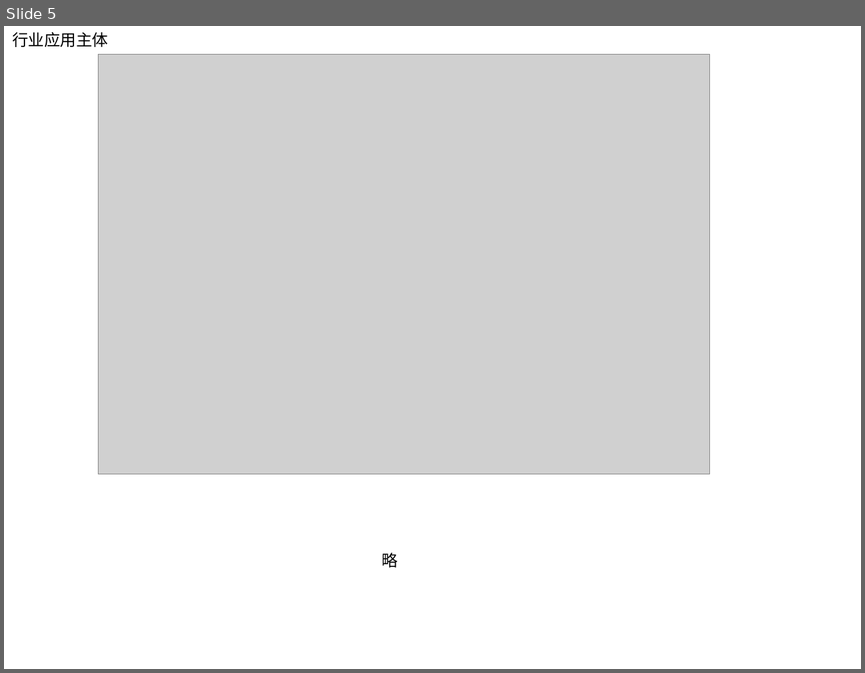
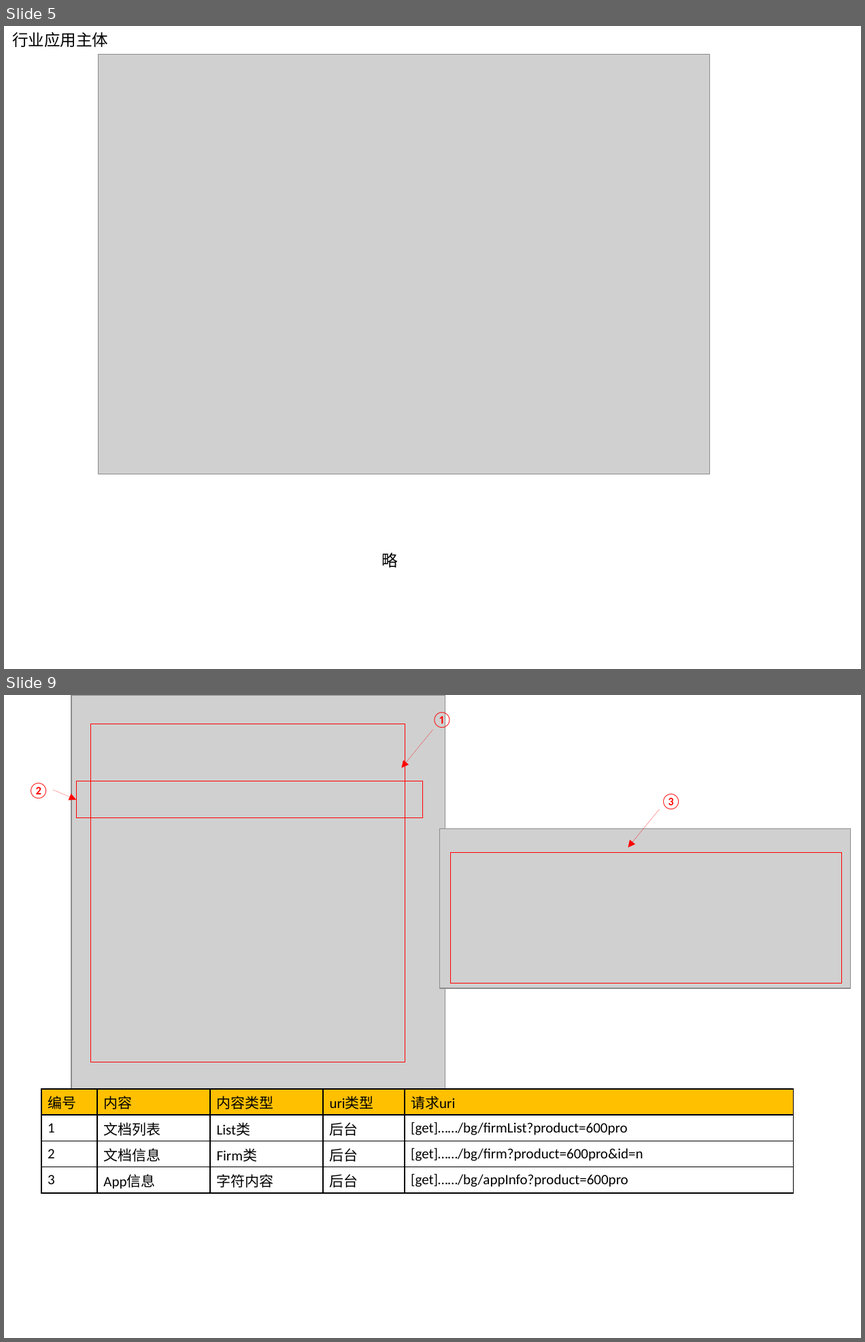
Before and after one commit to shining-force/My2019, a slide deck: MyCompany/资源汇总.pptx. Shown one above the other, each under a label of ours: slide 5 before the commit, slides 5 and 9 after it; the slides between them are not shown. The pictures are 865x673 and 865x1342 pixels, drawn with LibreOffice and Linux fonts; fonts in the diff are those of the drawing; grey boxes stand for pictures. Boxes give left, top, right and bottom in pixels: in the first picture for what was removed or moved away, otherwise in the second. Text is boxed around its words. In the diff, an @@ line names an element or a change of style, - is before the commit and + after.

```diff
--- a/MyCompany/资源汇总.pptx
+++ b/MyCompany/资源汇总.pptx
@@ slide 9 added at (x1=4, y1=695, x2=861, y2=1338), background #FFFFFF @@
@@ picture added at (x1=72, y1=695, x2=445, y2=1088) @@
@@ text added at (x1=431, y1=711, x2=452, y2=730), 13.5 pt, text #FF0000 @@
+①
@@ rectangle added at (x1=90, y1=724, x2=405, y2=1062), outline #FF0000 0 pt @@
@@ arrow added from (433, 729) to (402, 768), #FF0000 0 pt @@
@@ text added at (x1=28, y1=783, x2=49, y2=798), 13.5 pt, text #FF0000 @@
+②
@@ arrow added from (53, 790) to (76, 800), #FF0000 0 pt @@
@@ rectangle added at (x1=76, y1=781, x2=423, y2=818), outline #FF0000 0 pt @@
@@ text added at (x1=660, y1=794, x2=681, y2=809), 13.5 pt, text #FF0000 @@
+③
@@ arrow added from (660, 809) to (628, 847), #FF0000 0 pt @@
@@ picture added at (x1=439, y1=829, x2=850, y2=988) @@
@@ rectangle added at (x1=450, y1=852, x2=842, y2=983), outline #FF0000 0 pt @@
@@ table added at (x1=41, y1=1088, x2=793, y2=1193), 4 rows, 5 columns @@
+编号 | 内容 | 内容类型 | uri类型 | 请求uri
+1 | 文档列表 | List类 | 后台 | [get]……/bg/firmList?product=600pro
+2 | 文档信息 | Firm类 | 后台 | [get]……/bg/firm?product=600pro&id=n
+3 | App信息 | 字符内容 | 后台 | [get]……/bg/appInfo?product=600pro
```
Also in this commit, not shown: 3 slides changed, 3 other slides added, 11 other files.
